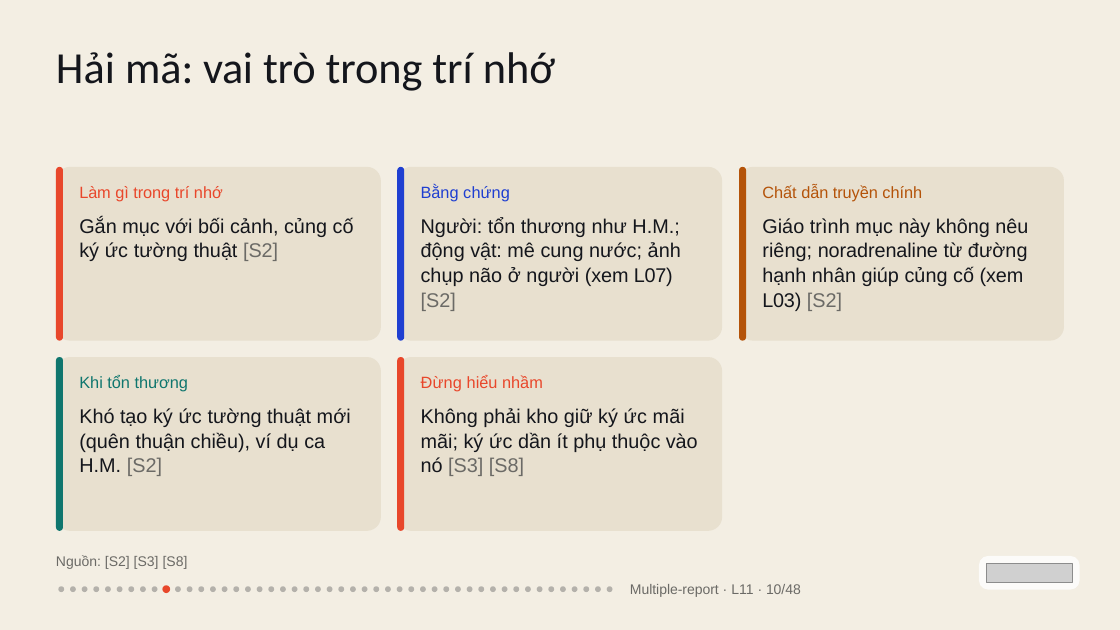
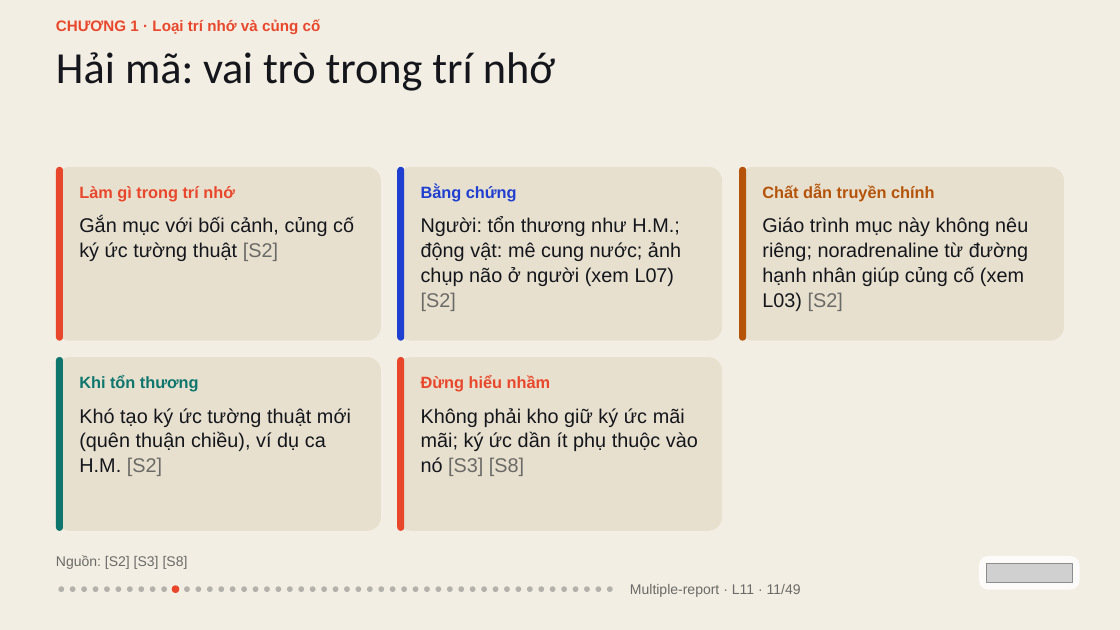
Before and after one commit to vohoailinh90/Multiple-report, a slide deck: slide 11 of lessons/L11/L11.pptx (slide 10 before the commit). Drawn at 1120x630 pixels with LibreOffice and Linux fonts; fonts in the diff are those of the drawing; grey boxes stand for pictures. Boxes give left, top, right and bottom in pixels: in the first picture for what was removed or moved away, otherwise in the second. Text is boxed around its words. In the diff, an @@ line names an element or a change of style, - is before the commit and + after.

```diff
--- a/lessons/L11/L11.pptx
+++ b/lessons/L11/L11.pptx
@@ text added at [56,19,321,34], 19.5 pt, text #E8472B, bold @@
+CHƯƠNG 1 · Loại trí nhớ và củng cố
@@ text "Làm gì trong trí nhớ" at [79,186,234,202]: letter spacing -0.1 to 0 pt in "Làm trong"; letter spacing 0.1 to 0 pt in "trí"; bold on @@
@@ text "Bằng chứng" at [421,185,517,202]: letter spacing 0.1 to 0 pt in "chứng"; bold on @@
@@ text "Chất dẫn truyền chính" at [762,185,934,202]: letter spacing -0.1 to 0 pt in "Chất truyền"; bold on @@
@@ text "Gắn mục với bối cảnh, ..." at [79,217,354,261]: letter spacing -0.1 to 0 pt in "với thuật"; letter spacing 0.1 to 0 pt in "ức tường" @@
@@ text "Người: tổn thương như H.M.; ..." at [421,217,681,311]: letter spacing 0.1 to 0 pt in "Người: động nước; người"; letter spacing -0.1 to 0 pt in "tổn như"; letter spacing -0.2 to 0 pt in "vật: (xem"; letter spacing -0.4 to -0.1 pt in "L07)" @@
@@ text "Giáo trình mục này không ..." at [762,217,1028,311]: letter spacing 0.1 to 0 pt in "trình riêng; đường"; letter spacing -0.1 to 0 pt in "này noradrenaline hạnh nhân"; letter spacing -0.2 to 0 pt in "(xem"; letter spacing -0.3 to 0 pt in "L03)" @@
@@ text "Khi tổn thương" at [79,375,199,392]: letter spacing -0.1 to 0 pt in "tổn"; bold on @@
@@ text "Đừng hiểu nhầm" at [421,375,551,392]: letter spacing 0.2 to 0 pt in "Đừng"; bold on @@
@@ text "Khó tạo ký ức tường ..." at [79,408,351,476]: letter spacing -0.1 to 0 pt in "tạo thuật"; letter spacing 0.1 to 0 pt in "ức tường" @@
@@ text "Không phải kho giữ ký ..." at [421,408,698,476]: letter spacing 0.1 to 0 pt in "ức ức"; letter spacing -0.1 to 0 pt in "vào"; letter spacing 0 to -0.1 pt in "[S3]" @@
@@ ellipse: place and size @@
-ellipse at [175,586,180,592]
+ellipse at [161,586,167,592]
@@ ellipse: place and size @@
-ellipse at [162,585,170,593]
+ellipse at [172,585,180,593]
@@ 11 ellipses: place and size @@
-11 ellipses at [222,586,344,592]
+11 ellipses at [218,586,338,592]
@@ ellipse added at [344,586,349,592], fill #14161C at 28% opacity @@
@@ 10 ellipses: place and size @@
-10 ellipses at [350,586,472,592]
+10 ellipses at [356,586,475,592]
@@ text at [630,584,801,597]: text changed @@
-Multiple-report · L11 · 10/48
+Multiple-report · L11 · 11/49
```
Also in this commit, not shown: 47 other slides changed, 1 slide added, 1 other file.
